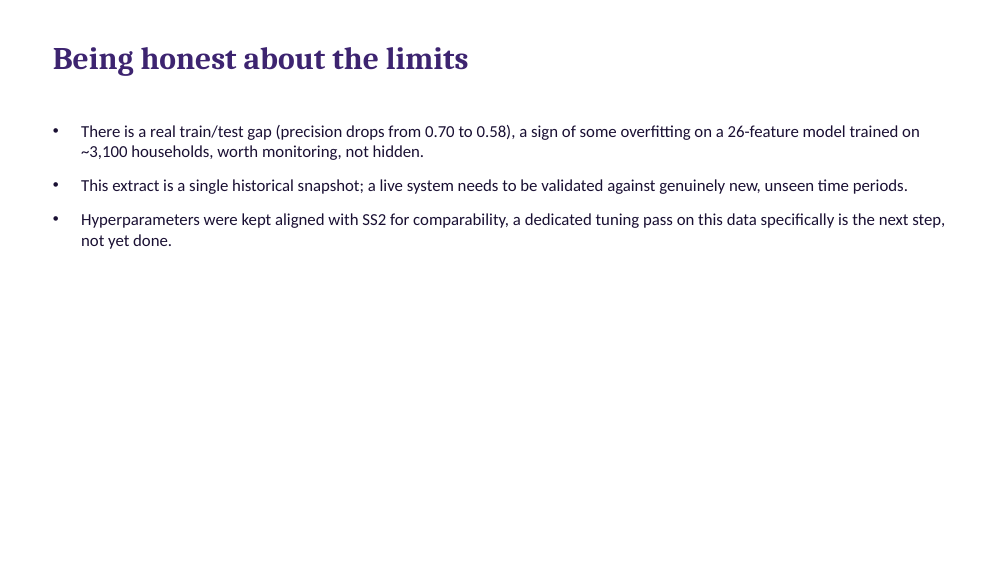
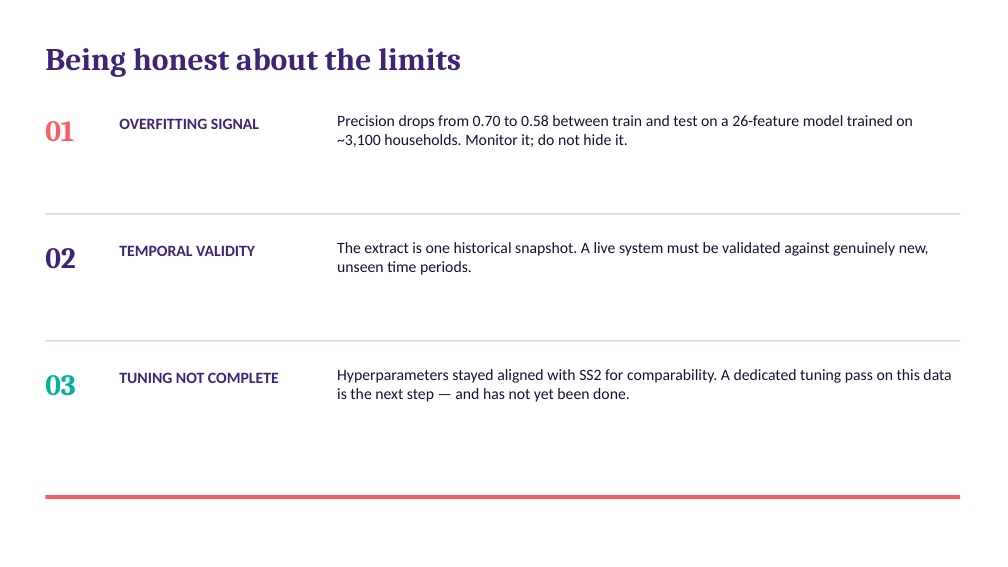
Before and after one commit to SandileJ/CAP182_SS1_SS2, a slide deck: slide 14 of SS3_PartC_Presentation.pptx. Drawn at 1008x567 pixels with LibreOffice and Linux fonts; fonts in the diff are those of the drawing. Boxes give left, top, right and bottom in pixels: in the first picture for what was removed or moved away, otherwise in the second. Text is boxed around its words. In the diff, an @@ line names an element or a change of style, - is before the commit and + after.

```diff
--- a/SS3_PartC_Presentation.pptx
+++ b/SS3_PartC_Presentation.pptx
@@ title "Being honest about the limits" at [45, 48, 461, 77]: text colour #3D2470 to #3D2475; vertical alignment top to middle @@
@@ text added at [119, 118, 259, 129], 15 pt, text #3D2475, bold @@
+OVERFITTING SIGNAL
@@ text added at [337, 115, 913, 147], 15 pt, text #1A1033 @@
+Precision drops from 0.70 to 0.58 between train and test on a 26-feature model trained on ~3,100 households. Monitor it; do not hide it.
@@ text added at [45, 121, 74, 141], 28 pt, text #FF5A5F, bold @@
+01
@@ text removed at [81, 125, 945, 249] @@
-• There is a real train/test gap (precision drops from 0.70 to 0.58), a sign of some overfitting on a 26-feature model trained on ~3,100 households, worth monitoring, not hidden.
-• This extract is a single historical snapshot; a live system needs to be validated against genuinely new, unseen time periods.
-• Hyperparameters were kept aligned with SS2 for comparability, a dedicated tuning pass on this data specifically is the next step, not yet done.
@@ rectangle added at [45, 213, 960, 215], fill #DDD7E8 @@
@@ text added at [45, 248, 76, 268], 28 pt, text #3D2475, bold @@
+02
@@ text added at [119, 245, 255, 256], 15 pt, text #3D2475, bold @@
+TEMPORAL VALIDITY
@@ text added at [337, 242, 929, 275], 15 pt, text #1A1033 @@
+The extract is one historical snapshot. A live system must be validated against genuinely new, unseen time periods.
@@ rectangle added at [45, 340, 960, 342], fill #DDD7E8 @@
@@ text added at [45, 375, 76, 396], 28 pt, text #00B39B, bold @@
+03
@@ text added at [119, 372, 279, 383], 15 pt, text #3D2475, bold @@
+TUNING NOT COMPLETE
@@ text added at [337, 369, 951, 402], 15 pt, text #1A1033 @@
+Hyperparameters stayed aligned with SS2 for comparability. A dedicated tuning pass on this data is the next step — and has not yet been done.
@@ rectangle added at [45, 495, 960, 499], fill #FF5A5F @@
```
Also in this commit, not shown: 14 other slides changed.
